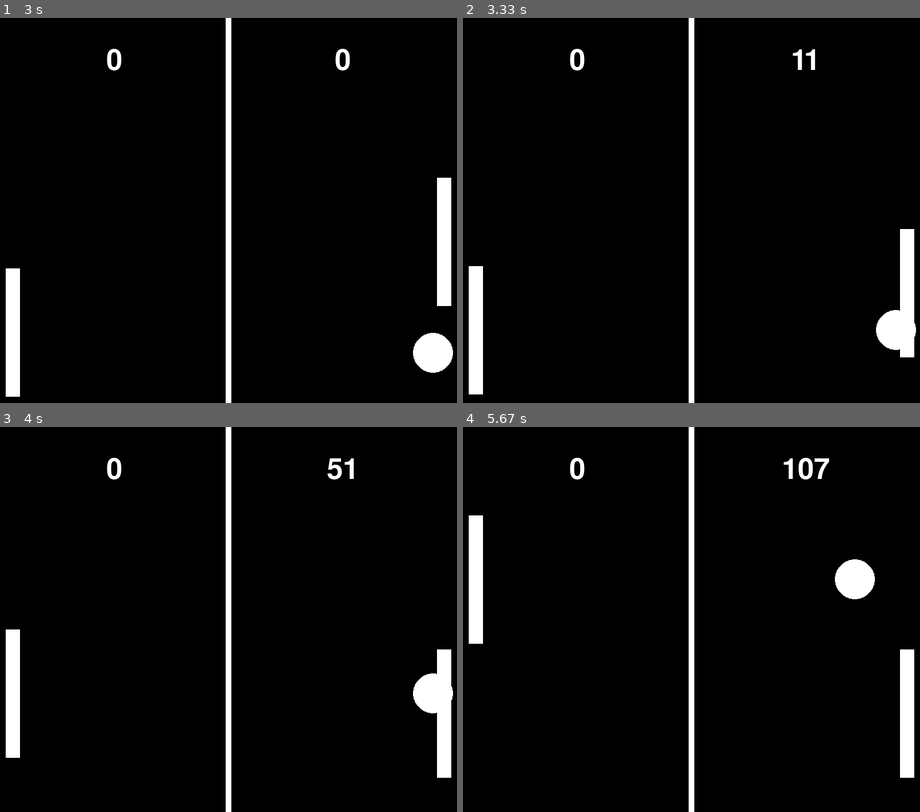
Above: before the commit, frames 1-4 (two rows, left to right).
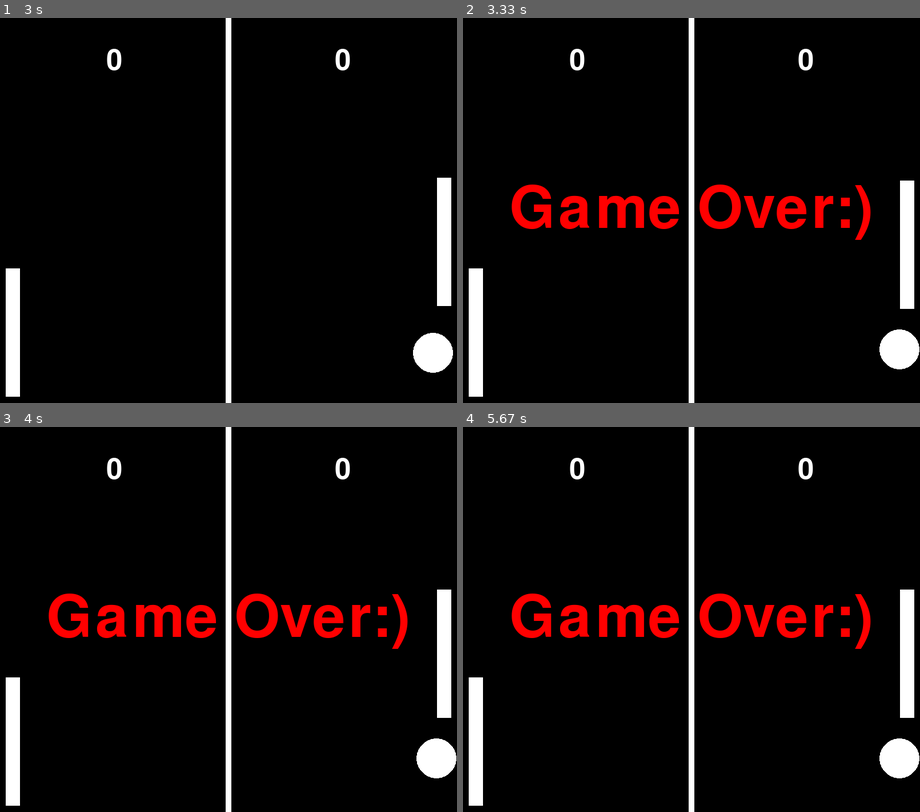
Above: after the commit, the same moments.

Repository: PraddyumnYadav/pong-pygame
Game: pygame game, started from main.py
Same seed, same stepped clock (60 frames per second), same inputs: the game is played once before the commit and once after it.
Inputs:
- Up to frame 1 (3 s): hold Up 0.33-0.8 s; hold Down 0.83-1.13 s; hold Up 1.17-1.53 s; hold Down 1.57-1.93 s; hold Up 1.97-2.27 s; hold Down 2.3-2.6 s; hold Up from 2.63 s (still down)
- Up to frame 2 (3.33 s): release Up at 3 s; hold Down from 3.03 s (still down)
- Up to frame 3 (4 s): release Down at 3.4 s
- Up to frame 4 (5.67 s): no input

Frame 1 is identical in both runs. In frame 2, 4.9% of the frame differs, in the area x 1-100%, y 8-99%; in frame 3, 6.1%; in frame 4, 7.6%.

Commit message:
Add GameOver Function.

Diff:
--- a/main.py
+++ b/main.py
@@ -15,6 +15,7 @@
 LINE_WIDTH = 10
 
 FONT = pygame.font.SysFont("comicsans", 75)
+OVER_FONT = pygame.font.SysFont("comicsans", 150)
 
 
 def draw(w_circle: int, bar1, bar2, line, circle_x, circle_y, score1, score2):
@@ -102,8 +103,6 @@
             ball_vel_x = -ball_vel_x
             score2 += 1
 
-        if circle_x >= WIDTH - CIRCLE_WIDTH or circle_x <= CIRCLE_WIDTH:
-            ball_vel_x = -ball_vel_x
         if circle_y >= HEIGHT - CIRCLE_WIDTH or circle_y <= CIRCLE_WIDTH:
             ball_vel_y = -ball_vel_y
 
@@ -113,6 +112,13 @@
         if not(circle_y+BAR_HEIGHT/2+10 >= HEIGHT) and not(circle_y-BAR_HEIGHT/2-10 <= 0):
             bar1.y = circle_y - int(BAR_HEIGHT / 2)
 
+        if circle_x >= WIDTH - CIRCLE_WIDTH or circle_x <= CIRCLE_WIDTH:
+            over_label = OVER_FONT.render("Game Over:)", 1, "red")
+            WIN.blit(over_label, (WIDTH/2-over_label.get_width()/2, HEIGHT/2-over_label.get_height()/2))
+            pygame.display.update()
+            pygame.time.delay(5000)
+            run = False
+
         clock.tick(60)
 
 
